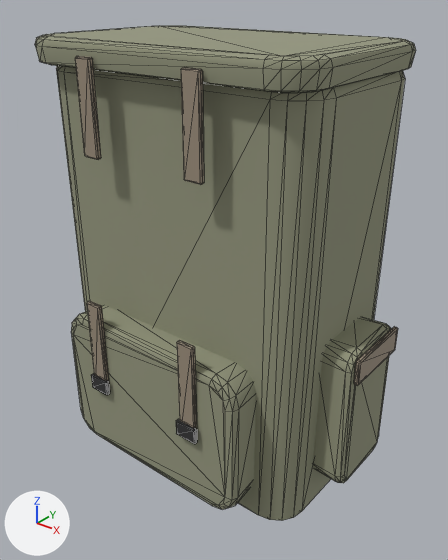
One commit to the glTF model assets/models/kit/backpack.glb: the scene before it, then after it.
Rendered twice from a 50 mm lens placed at (0.438, -0.545, 0.324), pointed at (0.009, -0.008, -0.009). Lighting does not change. The marker at lower left points along +X, +Y and +Z. The older version comes first. Mesh edges are drawn as thin lines. Vertices at exactly the same position are counted once.

Names of what the first picture shows: 'pack', 'pack_lid_closed'.
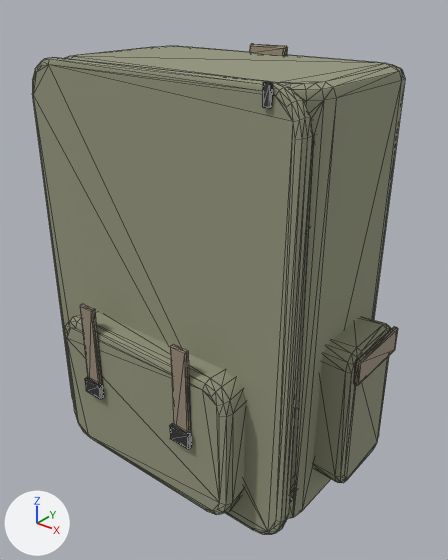
Where the change shows, as pixel boxes [x1, y1, x2, y2] in the pictures (448 x 560 px; the box of a moved part takes in the faces that stretch with it):
'pack', reshaped: before [56, 66, 405, 521]; after [66, 44, 405, 519]
'pack_lid_closed', reshaped (26% narrower, 199% taller): before [35, 26, 416, 185]; after [32, 57, 313, 534]
part 1 of me_pack, deleted: before [71, 306, 256, 510]
part 2 of me_pack, deleted (brown): before [177, 340, 197, 428]
part 3 of me_pack, deleted: before [176, 419, 197, 444]
part 4 of me_pack, deleted (brown): before [87, 301, 110, 388]
part 5 of me_pack, deleted: before [91, 373, 110, 395]
part 6 of me_pack, moved or reshaped: before [56, 66, 324, 521]; after [66, 46, 402, 519]
part 7 of me_pack_lid_closed, moved or reshaped: before [75, 56, 101, 159]; after [80, 304, 104, 395]
part 8 of me_pack_lid_closed, moved or reshaped: before [181, 67, 204, 185]; after [170, 344, 191, 433]
part 9 of me_pack_lid_closed, added: after [85, 377, 104, 399]
part 10 of me_pack_lid_closed, added: after [170, 423, 191, 449]
part 11 of me_pack_lid_closed, added: after [262, 82, 273, 108]
part 12 of me_pack_lid_closed, added: after [32, 57, 313, 534]
part 13 of me_pack_lid_closed, added: after [65, 312, 245, 515]
part 14 of me_pack_lid_closed, deleted: before [35, 26, 416, 93]

What changed in the scene script:
```text
Change me_pack:
    remove me_pack.from_pydata(...)  # 588 vertices, 1124 faces; spans x -0.215..0.215, y -0.153..0.156, z -0.245..0.255
    add me_pack.from_pydata(...)  # 430 vertices, 836 faces; spans x -0.215..0.215, y -0.103..0.156, z -0.245..0.255
    me_pack part 1: the loose piece of 80 vertices spanning x -0.13..0.13, y -0.145..-0.095, z -0.22..-0.04 is deleted
    me_pack part 2: the loose piece of 24 vertices spanning x 0.059..0.081, y -0.15..-0.144, z -0.13..-0.01 is deleted
    me_pack part 3: the loose piece of 24 vertices spanning x 0.056..0.084, y -0.153..-0.147, z -0.13..-0.11 is deleted
    me_pack part 4: the loose piece of 24 vertices spanning x -0.081..-0.059, y -0.15..-0.144, z -0.13..-0.01 is deleted
    me_pack part 5: the loose piece of 24 vertices spanning x -0.084..-0.056, y -0.153..-0.147, z -0.13..-0.11 is deleted
    me_pack part 6
    59 vertices are removed from x -0.168..0.168, y -0.105..0.098, z -0.233..0.243
    166 faces are deleted
    3 vertices move from x -0.165..0.165, y 0.077..0.098, z 0.243 to x -0.161..0.161, y 0.076..0.093, z 0.245
    72 vertices are added at x -0.168..0.168, y -0.103..0.093, z -0.238..0.245
    5 new vertices lie (0.268, 0.0, 0.0) away from vertices in x -0.134, y -0.103..0.093, z -0.238..0.245
    136 new faces join them, mat_canvas (yellow #95977e)
    74 new faces join them, mat_cream (pale yellow #eae5d4)
    remove me_pack.materials.append(mat_iron)  # dark grey #555555
    add me_pack.materials.append(mat_cream)  # pale yellow #eae5d4
Change me_pack_lid_closed:
    remove me_pack_lid_closed.from_pydata(...)  # 148 vertices, 284 faces; spans x -0.181..0.181, y -0.132..0.109, z 0.155..0.269
    add me_pack_lid_closed.from_pydata(...)  # 300 vertices, 572 faces; spans x -0.179..0.179, y -0.163..-0.101, z -0.249..0.25
    me_pack_lid_closed part 7: the loose piece of 24 vertices spanning x -0.081..-0.059, y -0.132..-0.126, z 0.155..0.255 is scaled about its middle by (1, 1, 1.2), then moved by (0.0, -0.028, -0.275)
    me_pack_lid_closed part 8: the loose piece of 24 vertices spanning x 0.059..0.081, y -0.132..-0.126, z 0.155..0.255 is scaled about its middle by (1, 1, 1.2), then moved by (0.0, -0.028, -0.275)
    me_pack_lid_closed part 9: the loose piece of 24 vertices spanning x 0.059..0.081, y -0.132..-0.126, z 0.155..0.255 is copied, and the copy is scaled about its middle by (1.3, 1, 0.184), then moved by (-0.14, -0.031, -0.325), in mat_iron (dark grey #555555); it spans x -0.084..-0.056, y -0.163..-0.157, z -0.13..-0.11
    me_pack_lid_closed part 10: the loose piece of 24 vertices spanning x 0.059..0.081, y -0.132..-0.126, z 0.155..0.255 is copied, and the copy is scaled about its middle by (1.3, 1, 0.184), then moved by (0.0, -0.031, -0.325), in mat_iron (dark grey #555555); it spans x 0.056..0.084, y -0.163..-0.157, z -0.13..-0.11
    me_pack_lid_closed part 11: the loose piece of 24 vertices spanning x 0.059..0.081, y -0.132..-0.126, z 0.155..0.255 is copied, and the copy is scaled about its middle by (0.335, 0.667, 0.191), then moved by (0.075, 0.006, 0.035), in mat_iron (dark grey #555555); it spans x 0.141..0.149, y -0.125..-0.121, z 0.23..0.25
    me_pack_lid_closed part 12: a new loose piece of 100 vertices spanning x -0.179..0.179, y -0.121..-0.101, z -0.249..0.249, in mat_canvas (yellow #95977e)
    me_pack_lid_closed part 13: a new loose piece of 80 vertices spanning x -0.13..0.13, y -0.155..-0.115, z -0.22..-0.04, in mat_canvas (yellow #95977e)
    me_pack_lid_closed part 14: 100 vertices removed from x -0.181..0.181, y -0.125..0.109, z 0.241..0.269
    add me_pack_lid_closed.materials.append(mat_iron)  # dark grey #555555
```
